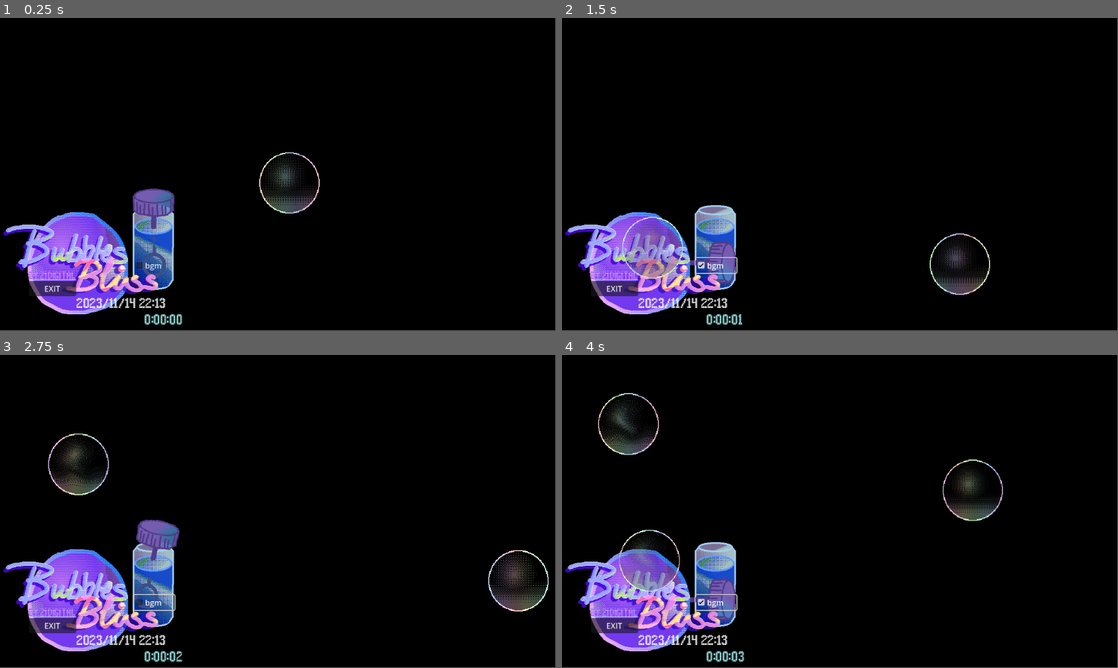
Above: before the commit, frames 1-4 (two rows, left to right).
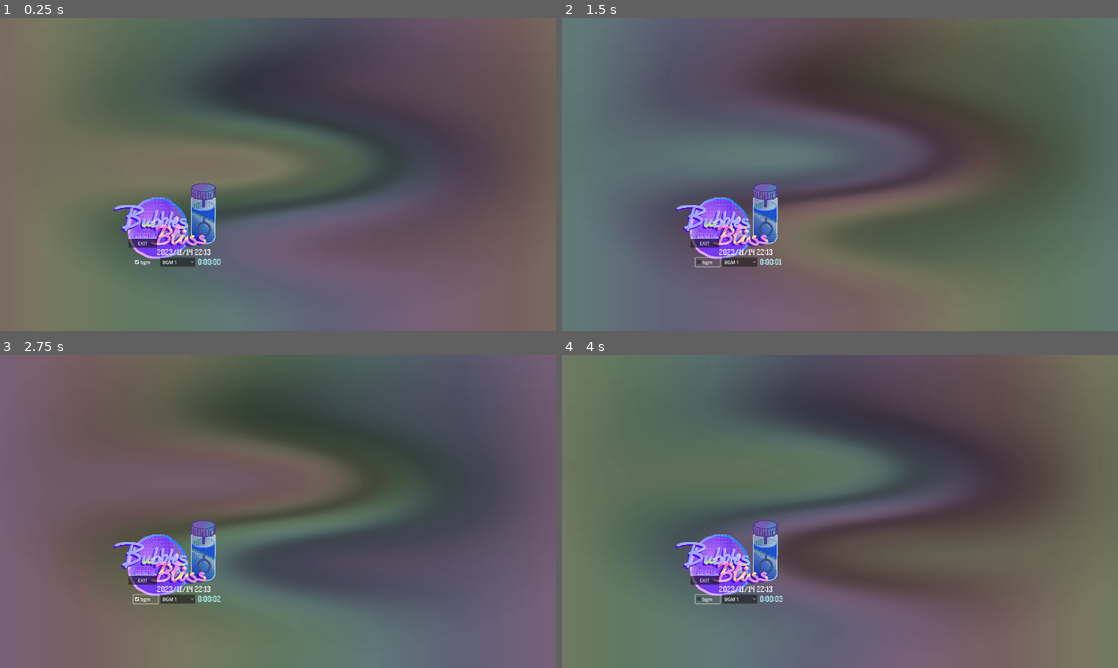
Above: after the commit, the same moments.

Repository: ZiDiZhu/bubbleScreensaverGodot
Game: Godot game, scene res://Scenes/main.tscn
The game is run twice, just before and just after one commit, with the same random seed, the same clock (stepped at 60 frames per second) and the same inputs. Sound files missing from this copy of the repository are replaced by a short silence.
Inputs (mouse positions are in pixels of both pictures, inside the frame that each line leads up to):
- Up to frame 1 (0.25 s): no input
- Up to frame 2 (1.5 s): click (739, 262) at 0.5 s, where only the run after the commit has a clickable "BGM 1"; click "bgm" at 1.25 s
- Up to frame 3 (2.75 s): click "bgm" at 2 s
- Up to frame 4 (4 s): click (739, 599) at 2.75 s, where only the run after the commit has a clickable "BGM 1"; click "bgm" at 3.5 s
In our replay, the window is 799x449 before the commit and 800x450 after it. These sizes can differ from the game's own. Grey fills any space a smaller window leaves; there, only what the larger window draws over its background counts as a difference.

The runs differ from the first frame. In frame 1, 99% of the frame differs, in the area x 0-100%, y 0-100%; in frame 2, 100%; in frame 3, 100%; in frame 4, 99%.

Commit message:
added music and background

Diff:
--- a/Scenes/bubble.tscn
+++ b/Scenes/bubble.tscn
@@ -1,12 +1,13 @@
-[gd_scene load_steps=5 format=3 uid="uid://cufk05nqfymlp"]
+[gd_scene load_steps=6 format=3 uid="uid://cufk05nqfymlp"]
 
 [ext_resource type="Script" path="res://Scripts/bubble.gd" id="1_qmlf7"]
 [ext_resource type="Shader" path="res://Scenes/bubbleshader.gdshader" id="2_dgi0t"]
 [ext_resource type="Texture2D" uid="uid://bniq2b3u828o7" path="res://Assets/bubble.png" id="2_nq86r"]
+[ext_resource type="AudioStream" uid="uid://wem6xeu2uv" path="res://Assets/pop1.ogg" id="4_m8f2p"]
 
 [sub_resource type="ShaderMaterial" id="ShaderMaterial_lkcad"]
 shader = ExtResource("2_dgi0t")
-shader_parameter/time_multiplier = 1.0
+shader_parameter/time_multiplier = 0.13
 shader_parameter/intensity = 0.1
 
 [node name="Bubble" type="Node2D"]
@@ -15,3 +16,6 @@
 [node name="Sprite2D" type="Sprite2D" parent="."]
 material = SubResource("ShaderMaterial_lkcad")
 texture = ExtResource("2_nq86r")
+
+[node name="audio" type="AudioStreamPlayer2D" parent="."]
+stream = ExtResource("4_m8f2p")
--- a/Scenes/main.tscn
+++ b/Scenes/main.tscn
@@ -1,30 +1,47 @@
 [gd_scene load_steps=9 format=3 uid="uid://pax7ea6v6gdl"]
 
-[ext_resource type="Script" path="res://Scripts/bubble.gd" id="1_7wmis"]
 [ext_resource type="Script" path="res://Scripts/main.gd" id="1_t7ps7"]
-[ext_resource type="Texture2D" uid="uid://bniq2b3u828o7" path="res://Assets/bubble.png" id="3_6qj8t"]
 [ext_resource type="Shader" path="res://Scenes/bubbleshader.gdshader" id="4_gpmgj"]
 [ext_resource type="Script" path="res://Scripts/Bottle.gd" id="4_mnibe"]
 [ext_resource type="Texture2D" uid="uid://d26a1kodf2rle" path="res://Assets/bubble_blower_1.png" id="4_votq6"]
 [ext_resource type="PackedScene" uid="uid://dwq11vpfjj34r" path="res://Scenes/menu.tscn" id="7_vi2sb"]
 
-[sub_resource type="ShaderMaterial" id="ShaderMaterial_6kl0e"]
+[sub_resource type="ShaderMaterial" id="ShaderMaterial_jmyxl"]
 shader = ExtResource("4_gpmgj")
-shader_parameter/time_multiplier = 0.2
-shader_parameter/intensity = 0.001
+shader_parameter/time_multiplier = 0.304
+shader_parameter/intensity = 0.421
+
+[sub_resource type="Gradient" id="Gradient_qcd5o"]
+interpolation_mode = 2
+interpolation_color_space = 1
+offsets = PackedFloat32Array(0.0140187, 1)
+colors = PackedColorArray(0, 0, 0, 0.494118, 0.913725, 0.854902, 0.964706, 0.686275)
+
+[sub_resource type="GradientTexture2D" id="GradientTexture2D_s2uxg"]
+gradient = SubResource("Gradient_qcd5o")
+fill = 1
+fill_from = Vector2(0.555556, 0.371795)
 
 [node name="main" type="Node2D"]
 script = ExtResource("1_t7ps7")
 
+[node name="TextureRect" type="TextureRect" parent="."]
+material = SubResource("ShaderMaterial_jmyxl")
+anchors_preset = 15
+anchor_right = 1.0
+anchor_bottom = 1.0
+offset_left = -976.0
+offset_top = -555.0
+offset_right = 971.0
+offset_bottom = 555.0
+grow_horizontal = 2
+grow_vertical = 2
+size_flags_horizontal = 6
+size_flags_vertical = 3
+texture = SubResource("GradientTexture2D_s2uxg")
+
 [node name="Camera2D" type="Camera2D" parent="."]
 texture_filter = 6
-
-[node name="Bubble2" type="Node2D" parent="."]
-script = ExtResource("1_7wmis")
-
-[node name="Sprite2D" type="Sprite2D" parent="Bubble2"]
-material = SubResource("ShaderMaterial_6kl0e")
-texture = ExtResource("3_6qj8t")
 
 [node name="Bottle" type="Node2D" parent="."]
 position = Vector2(-257, 129)
--- a/Scenes/menu.tscn
+++ b/Scenes/menu.tscn
@@ -73,11 +73,28 @@
 
 [node name="bgmToggle" type="CheckBox" parent="."]
 layout_mode = 2
-offset_left = 217.0
-offset_top = -23.0
-offset_right = 302.0
-offset_bottom = 8.0
+offset_left = 17.0
+offset_top = 90.0
+offset_right = 102.0
+offset_bottom = 121.0
+button_pressed = true
 text = "bgm"
 
 [node name="bgm" type="AudioStreamPlayer2D" parent="."]
 stream = ExtResource("3_ygb40")
+autoplay = true
+
+[node name="OptionButton" type="OptionButton" parent="."]
+layout_mode = 0
+offset_left = 109.0
+offset_top = 90.0
+offset_right = 230.0
+offset_bottom = 121.0
+theme_override_colors/font_color = Color(1, 1, 1, 1)
+selected = 0
+item_count = 3
+popup/item_0/text = "bgm off"
+popup/item_1/text = "bgm1"
+popup/item_1/id = 1
+popup/item_2/text = "bgm2"
+popup/item_2/id = 2
--- a/Scripts/bubble.gd
+++ b/Scripts/bubble.gd
@@ -27,8 +27,11 @@
 func _input(event):
 	if event is InputEventMouseButton and event.pressed:
 		if mouseIsOver():
+			$audio.play()
 			print("popped")
 			emit_signal("popped")
+
+			await get_tree().create_timer(0.05).timeout
 			queue_free()
 
 func mouseIsOver() -> bool:
--- a/Scripts/menu.gd
+++ b/Scripts/menu.gd
@@ -4,11 +4,43 @@
 var elapsed_time = 0.0
 
 @onready var bgmToggle := $bgmToggle
+@onready var bgm_selector = $OptionButton
+@onready var bgm = $bgm
+var bgm_tracks = [preload("res://Assets/blue_moon_apartment.wav"), preload("res://Assets/bbblllsss.ogg"), preload("res://Assets/bbblllsss2.ogg")]
+# Current track index
+var current_track_index = 0
 
 # Called when the node enters the scene tree for the first time.
 func _ready() -> void:
 	bgmToggle.toggled.connect(_on_toggle_music)
 	start()
+	bgm_selector.clear()
+	for i in range(bgm_tracks.size()):
+		bgm_selector.add_item("BGM " + str(i + 1))
+
+	# Set the first track as default and play it
+	play_track(current_track_index)
+
+	# Connect the dropdown menu signal
+	bgm_selector.connect("item_selected", _on_bgm_selected)
+
+	# Connect to track finished signal
+	bgm.connect("finished",_on_track_finished)
+
+func play_track(index):
+	# Change the current track
+	bgm.stream = bgm_tracks[index]
+	bgm.play()
+
+func _on_bgm_selected(index):
+	# User selects a track from the dropdown menu
+	current_track_index = index
+	play_track(current_track_index)
+
+func _on_track_finished():
+	# Loop to the next track when the current one finishes
+	current_track_index = (current_track_index + 1) % bgm_tracks.size()
+	play_track(current_track_index)
 
 
 func _process(delta):
--- /dev/null
+++ b/Scripts/pixalate.gdshader
@@ -0,0 +1,17 @@
+shader_type canvas_item;
+
+uniform vec2 pixel_size : hint_range(1, 64); // Controls the size of the pixels
+
+void fragment() {
+    // Get the UV coordinates
+    vec2 uv = UV;
+
+    // Pixelate the UV coordinates
+    uv = floor(uv * pixel_size) / pixel_size;
+
+    // Sample the texture using the pixelated UV
+    vec4 color = texture(TEXTURE, uv);
+
+    // Apply the color
+    COLOR = color;
+}
--- a/project.godot
+++ b/project.godot
@@ -17,12 +17,17 @@
 boot_splash/show_image=false
 boot_splash/fullsize=false
 boot_splash/use_filter=false
-config/icon="res://icon.svg"
+config/icon="res://Assets/bubble.png"
 
 [display]
 
+window/size/viewport_width=1920
+window/size/viewport_height=1080
+window/size/mode=3
+window/size/borderless=true
 window/size/always_on_top=true
 window/size/transparent=true
+window/stretch/mode="viewport"
 window/per_pixel_transparency/allowed=true
 
 [input]
Not shown, added: Assets/bbblllsss.ogg.import
Not shown, added: Assets/bbblllsss2.ogg.import
Not shown, added: Assets/pop1.ogg.import
Not shown, changed: export_presets.cfg
Not shown, added: Assets/bbblllsss.ogg
Not shown, added: Assets/bbblllsss2.ogg
Not shown, added: Assets/pop1.ogg
